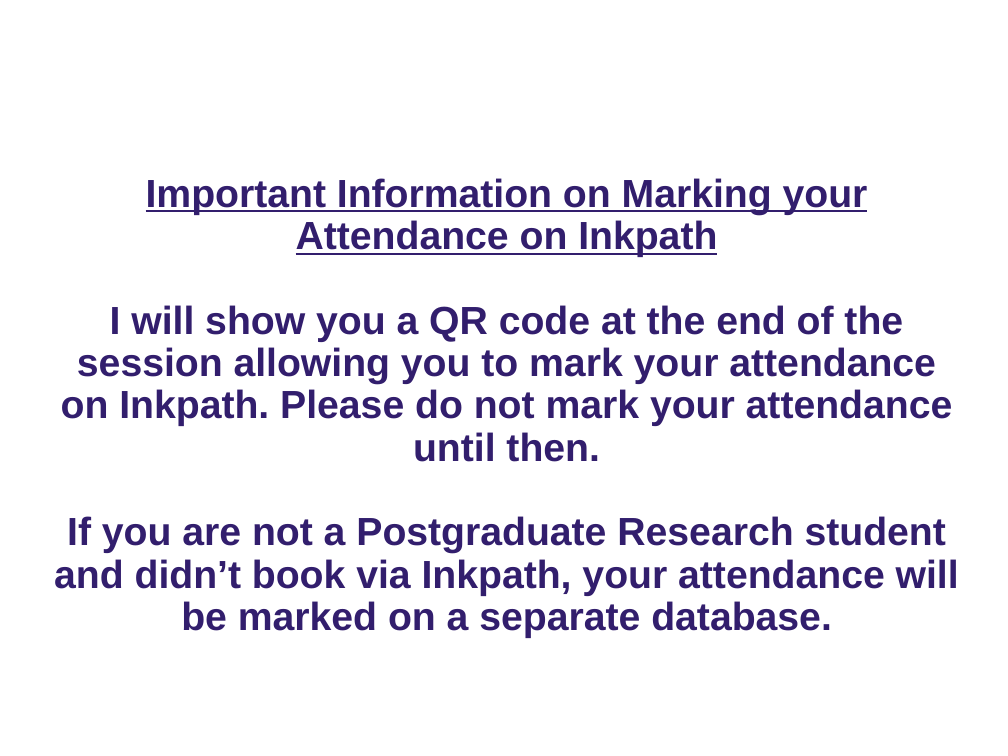
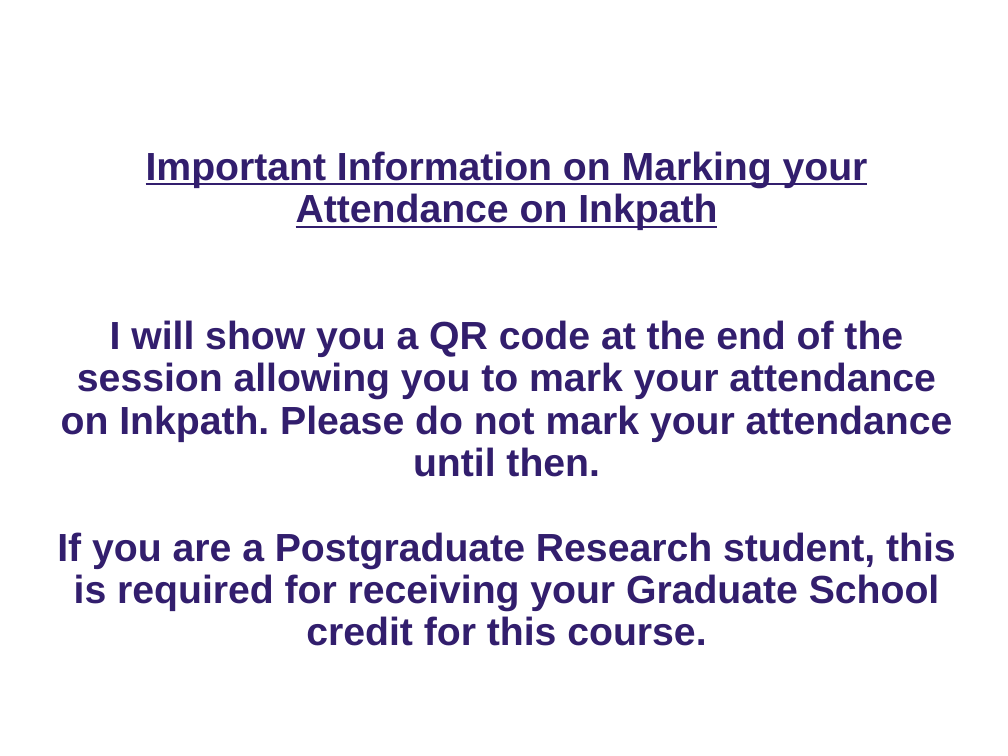
Before and after one commit to ImperialCollegeLondon/RCDS-plotting-in-python-with-matplotlib, a slide deck: slide 2 of Plotting in Python with Matplotlib Slides.pptx. Drawn at 1008x756 pixels with LibreOffice and Linux fonts; fonts in the diff are those of the drawing; background and template pictures are left out. Boxes give left, top, right and bottom in pixels: in the first picture for what was removed or moved away, otherwise in the second. Text is boxed around its words. In the diff, an @@ line names an element or a change of style, - is before the commit and + after.

Commit message:
Updated Inkpath Instructions

```diff
--- a/Plotting in Python with Matplotlib Slides.pptx
+++ b/Plotting in Python with Matplotlib Slides.pptx
@@ title at (57, 151, 956, 646): text changed @@
-Important Information on Marking your Attendance on Inkpath
-I will show you a QR code at the end of the session allowing you to mark your attendance on Inkpath. Please do not mark your attendance until then.
-If you are not a Postgraduate Research student and didn’t book via Inkpath, your attendance will be marked on a separate database.
+Important Information on Marking your Attendance on Inkpath
+I will show you a QR code at the end of the session allowing you to mark your attendance on Inkpath. Please do not mark your attendance until then.
+If you are a Postgraduate Research student, this is required for receiving your Graduate School credit for this course.
```
